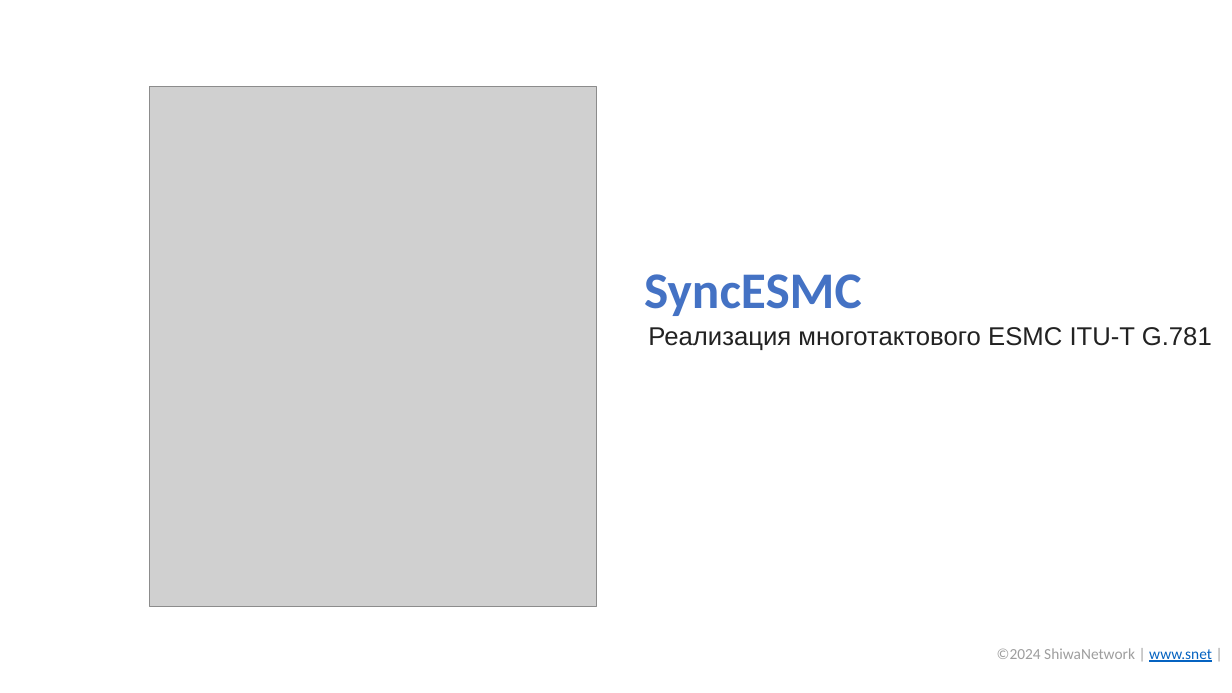
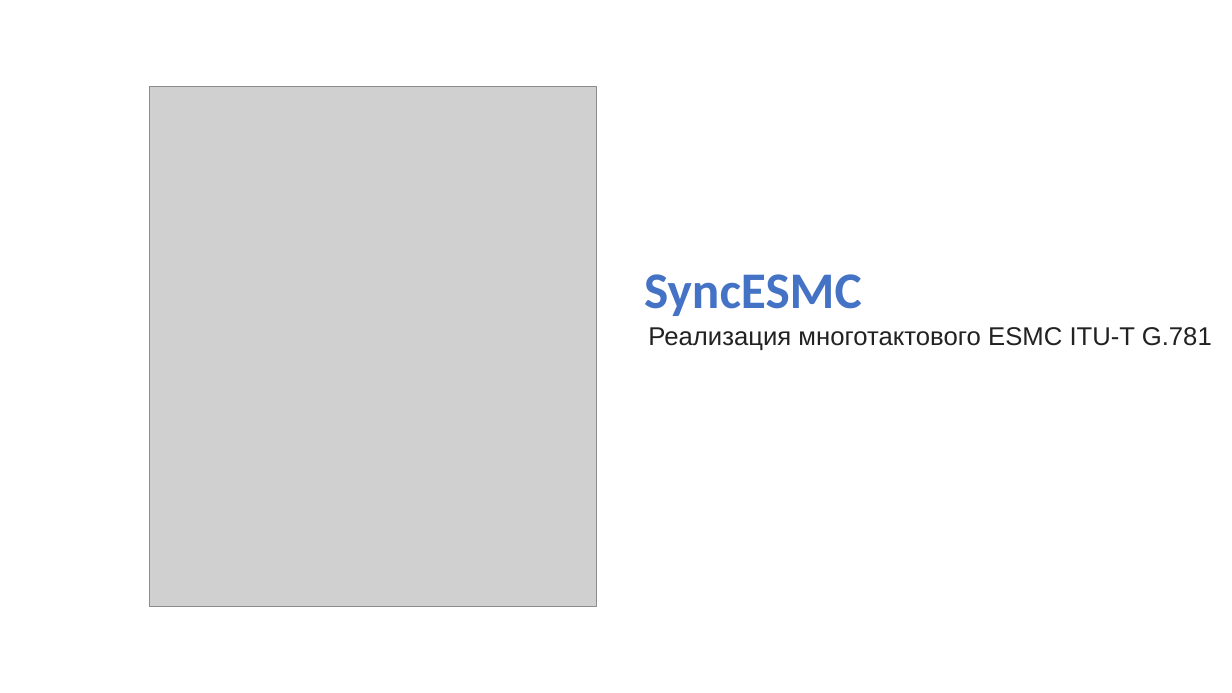
Before and after one commit to SiwaNetwork/QUANTUM, a slide deck: slide 1 of ДОКУМЕНТЫ/МАТЕРИАЛ СТАТЬИ/RUSyncESMC - an ITU-T G.781 Multi-Clock ESMC Implementation.pptx. Drawn at 1232x693 pixels with LibreOffice and Linux fonts; fonts in the diff are those of the drawing; grey boxes stand for pictures. Boxes give left, top, right and bottom in pixels: in the first picture for what was removed or moved away, otherwise in the second. Text is boxed around its words. In the diff, an @@ line names an element or a change of style, - is before the commit and + after.

```diff
--- a/ДОКУМЕНТЫ/МАТЕРИАЛ СТАТЬИ/RUSyncESMC - an ITU-T G.781 Multi-Clock ESMC Implementation.pptx
+++ b/ДОКУМЕНТЫ/МАТЕРИАЛ СТАТЬИ/RUSyncESMC - an ITU-T G.781 Multi-Clock ESMC Implementation.pptx
@@ text removed at [997,648,1212,662] @@
-©2024 ShiwaNetwork | www.snet |
```
Also in this commit, not shown: 8 other files.
